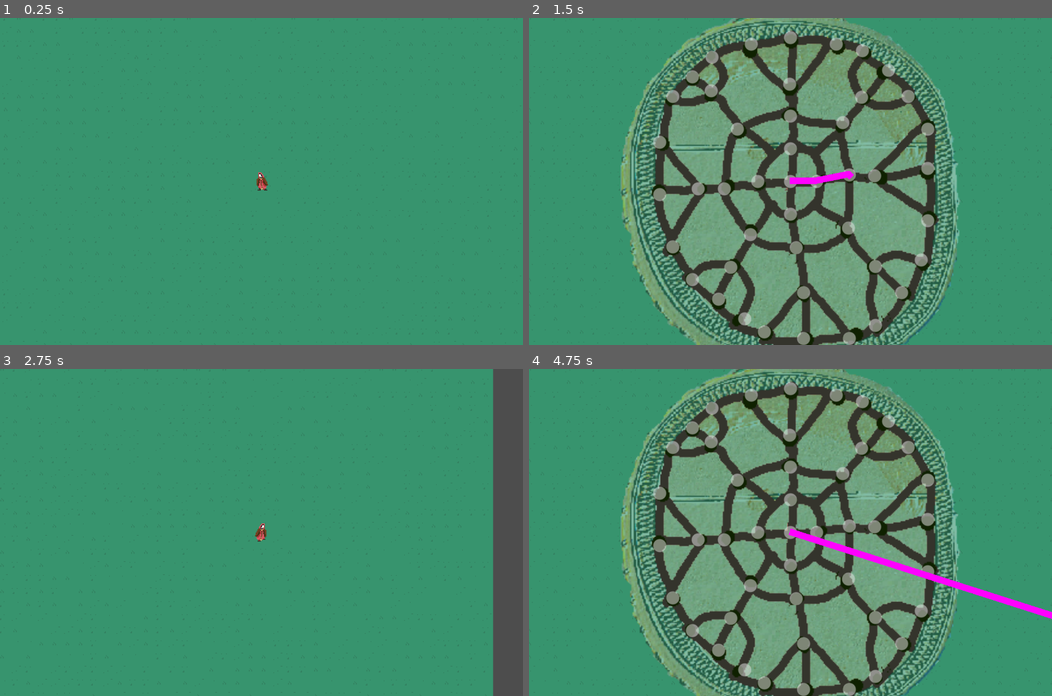
Above: before the commit, frames 1-4 (two rows, left to right).
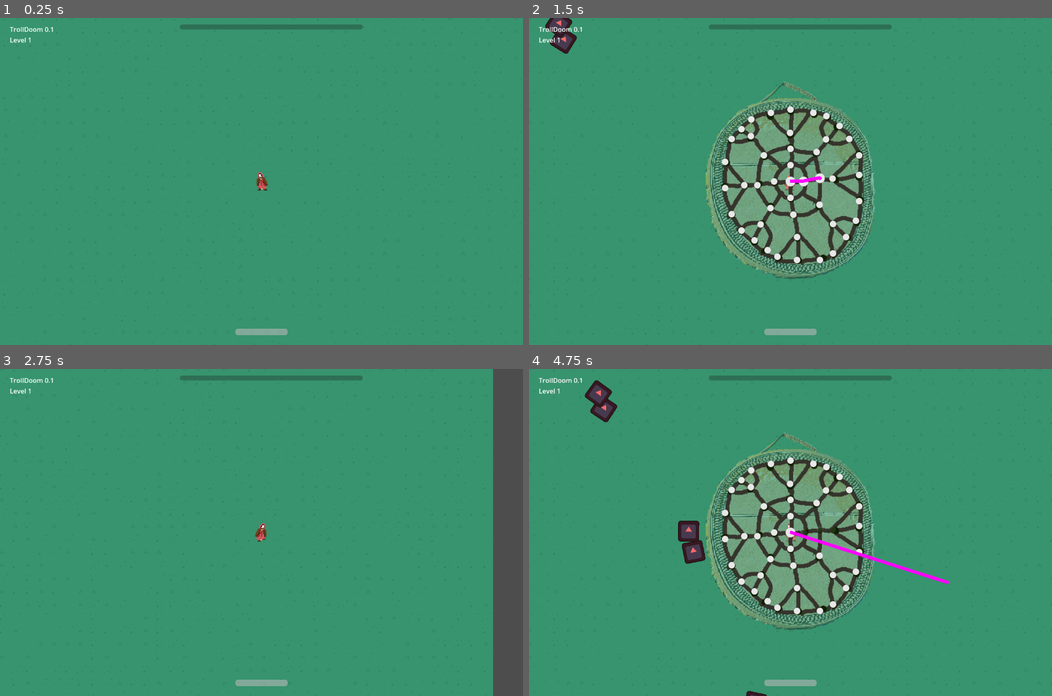
Above: after the commit, the same moments.

Repository: milestone-dev/ld55
Game: Godot game, scene res://scenes/main.tscn
The game is run twice, just before and just after one commit, with the same random seed, the same clock (stepped at 60 frames per second) and the same inputs. The engine's default icon, where the game draws it, is replaced by a stand-in: a white triangle on a blue panel in a dark square.
Inputs (mouse positions are in pixels of both pictures, inside the frame that each line leads up to):
- Up to frame 1 (0.25 s): no input
- Up to frame 2 (1.5 s): tap Enter at 0.5 s; move the mouse to (905, 165) at 0.52 s; hold D (move_right) 0.53-1.25 s; tap M (dev_godmode) at 0.6 s; click (905, 165) at 0.67 s; drag from (685, 197) to (790, 181) at 1.27 s
- Up to frame 3 (2.75 s): move the mouse to (313, 460) at 2.02 s; hold D (move_right) from 2.03 s (still down); tap M (dev_godmode) at 2.1 s; click (313, 460) at 2.17 s
- Up to frame 4 (4.75 s): release D (move_right) at 2.75 s; drag from (764, 597) to (633, 483) at 2.77 s; move the mouse to (947, 581) at 3.52 s; hold A (move_left) 3.53-4.25 s; tap M (dev_godmode) at 3.6 s; click (947, 581) at 3.67 s; drag from (633, 483) to (790, 532) at 4.27 s

The runs differ from the first frame. In frame 1, 0.8% of the frame differs, in the area x 1-70%, y 2-97%; in frame 2, 49%; in frame 3, 0.8%; in frame 4, 49%, in the area x 1-100%, y 0-100%.

Commit message:
Add hud

Diff:
--- a/assets/styles/casting_node.tres
+++ b/assets/styles/casting_node.tres
@@ -1,7 +1,7 @@
 [gd_resource type="StyleBoxFlat" format=3 uid="uid://c3bri5dp3bohd"]
 
 [resource]
-bg_color = Color(0.909804, 0.909804, 0.909804, 0.509804)
+bg_color = Color(0.909804, 0.909804, 0.909804, 1)
 corner_radius_top_left = 8
 corner_radius_top_right = 8
 corner_radius_bottom_right = 8
--- /dev/null
+++ b/scenes/hud.tscn
@@ -0,0 +1,51 @@
+[gd_scene load_steps=2 format=3 uid="uid://c50c2o4r2knhr"]
+
+[ext_resource type="Script" path="res://scripts/hud.gd" id="1_w35my"]
+
+[node name="HUD" type="Control" node_paths=PackedStringArray("hp_bar", "exp_bar", "label")]
+layout_mode = 3
+anchors_preset = 15
+anchor_right = 1.0
+anchor_bottom = 1.0
+grow_horizontal = 2
+grow_vertical = 2
+script = ExtResource("1_w35my")
+hp_bar = NodePath("HPProgressBar")
+exp_bar = NodePath("EXPProgressBar")
+label = NodePath("Label")
+
+[node name="HPProgressBar" type="ProgressBar" parent="."]
+custom_minimum_size = Vector2(128, 16)
+layout_mode = 1
+anchors_preset = 7
+anchor_left = 0.5
+anchor_top = 1.0
+anchor_right = 0.5
+anchor_bottom = 1.0
+offset_left = -64.0
+offset_top = -40.0
+offset_right = 64.0
+offset_bottom = -24.0
+grow_horizontal = 2
+grow_vertical = 0
+value = 20.0
+show_percentage = false
+
+[node name="EXPProgressBar" type="ProgressBar" parent="."]
+custom_minimum_size = Vector2(300, 12)
+layout_mode = 0
+offset_left = 440.0
+offset_top = 16.0
+offset_right = 888.0
+offset_bottom = 28.0
+value = 20.0
+show_percentage = false
+
+[node name="Label" type="Label" parent="."]
+layout_mode = 0
+offset_left = 24.0
+offset_top = 16.0
+offset_right = 280.0
+offset_bottom = 88.0
+text = "TrollDoom 0.1
+Level 1"
--- a/scenes/main.tscn
+++ b/scenes/main.tscn
@@ -115,7 +115,7 @@
 script = ExtResource("1_ppxc1")
 player = NodePath("Player")
 mob_scene = ExtResource("4_qe38e")
-max_mobs = 0
+max_mobs = 8
 
 [node name="TileMap" type="TileMap" parent="."]
 texture_filter = 1
--- a/scenes/player.tscn
+++ b/scenes/player.tscn
@@ -1,8 +1,9 @@
-[gd_scene load_steps=25 format=3 uid="uid://de8jmpdoukjsq"]
+[gd_scene load_steps=26 format=3 uid="uid://de8jmpdoukjsq"]
 
 [ext_resource type="Script" path="res://scripts/player.gd" id="1_bb4be"]
 [ext_resource type="PackedScene" uid="uid://blnvvm8f071dv" path="res://scenes/casting_ui.tscn" id="2_6xmc5"]
 [ext_resource type="Texture2D" uid="uid://dqris1g4qyf60" path="res://assets/sprites/HERO.png" id="2_56rh0"]
+[ext_resource type="PackedScene" uid="uid://c50c2o4r2knhr" path="res://scenes/hud.tscn" id="4_n0tr4"]
 
 [sub_resource type="CircleShape2D" id="CircleShape2D_so115"]
 radius = 16.0
@@ -194,13 +195,14 @@
 states/Walk/position = Vector2(522, 91)
 transitions = ["Start", "Idle", SubResource("AnimationNodeStateMachineTransition_tf814"), "Idle", "Walk", SubResource("AnimationNodeStateMachineTransition_mk5t1"), "Walk", "Idle", SubResource("AnimationNodeStateMachineTransition_tokqj")]
 
-[node name="Player" type="CharacterBody2D" node_paths=PackedStringArray("camera", "sprite", "casting_ui", "animation_tree") groups=["player"]]
+[node name="Player" type="CharacterBody2D" node_paths=PackedStringArray("camera", "sprite", "casting_ui", "hud", "animation_tree") groups=["player"]]
 collision_layer = 0
 collision_mask = 0
 script = ExtResource("1_bb4be")
 camera = NodePath("Camera2D")
 sprite = NodePath("BaseSprite")
-casting_ui = NodePath("Camera2D/CastingUI")
+casting_ui = NodePath("CanvasLayer/CastingUI")
+hud = NodePath("CanvasLayer/HUD")
 animation_tree = NodePath("AnimationTree")
 
 [node name="CollisionShape2D" type="CollisionShape2D" parent="."]
@@ -213,7 +215,6 @@
 flip_h = true
 hframes = 8
 vframes = 2
-frame = 3
 
 [node name="DamageArea" type="Area2D" parent="."]
 
@@ -224,26 +225,36 @@
 [node name="Camera2D" type="Camera2D" parent="."]
 zoom = Vector2(2, 2)
 
-[node name="CastingUI" parent="Camera2D" instance=ExtResource("2_6xmc5")]
-visible = false
+[node name="AnimationTree" type="AnimationTree" parent="."]
+libraries = {
+"": SubResource("AnimationLibrary_b7so1")
+}
+tree_root = SubResource("AnimationNodeStateMachine_2wvjd")
+anim_player = NodePath("../AnimationPlayer")
+parameters/Idle/blend_position = Vector2(-0.617952, 0.429448)
+parameters/Walk/blend_position = Vector2(-0.144994, 0.395604)
+
+[node name="AnimationPlayer" type="AnimationPlayer" parent="."]
+libraries = {
+"": SubResource("AnimationLibrary_b7so1")
+}
+
+[node name="CanvasLayer" type="CanvasLayer" parent="."]
+
+[node name="CastingUI" parent="CanvasLayer" instance=ExtResource("2_6xmc5")]
+anchors_preset = 8
+anchor_left = 0.5
+anchor_top = 0.5
+anchor_right = 0.5
+anchor_bottom = 0.5
 offset_left = -128.0
 offset_top = -128.0
 offset_right = -128.0
 offset_bottom = -128.0
-
-[node name="AnimationTree" type="AnimationTree" parent="."]
-libraries = {
-"": SubResource("AnimationLibrary_b7so1")
-}
-tree_root = SubResource("AnimationNodeStateMachine_2wvjd")
-anim_player = NodePath("../AnimationPlayer")
-parameters/Idle/blend_position = Vector2(-0.617952, 0.429448)
-parameters/Walk/blend_position = Vector2(-0.144994, 0.395604)
-
-[node name="AnimationPlayer" type="AnimationPlayer" parent="."]
-libraries = {
-"": SubResource("AnimationLibrary_b7so1")
-}
+grow_horizontal = 2
+grow_vertical = 2
+
+[node name="HUD" parent="CanvasLayer" instance=ExtResource("4_n0tr4")]
 
 [connection signal="body_entered" from="DamageArea" to="." method="_on_damage_area_body_entered"]
-[connection signal="cast_complete" from="Camera2D/CastingUI" to="." method="_on_casting_ui_cast_complete"]
+[connection signal="cast_complete" from="CanvasLayer/CastingUI" to="." method="_on_casting_ui_cast_complete"]
--- a/scripts/casting.gd
+++ b/scripts/casting.gd
@@ -19,7 +19,14 @@
 		panel.mouse_entered.connect(_on_node_mouse_entered.bind(panel))
 
 	visible = false;
-	Input.set_mouse_mode(Input.MOUSE_MODE_HIDDEN)
+	reset_nodes();
+	#Input.set_mouse_mode(Input.MOUSE_MODE_CONFINED_HIDDEN);
+
+func reset_nodes():
+	for node : Control in conneted_nodes:
+		node.modulate = Color(1,1,1,0.1);
+		node.scale = Vector2.ONE;
+	conneted_nodes.clear();
 
 func draw_line_to_node(node:Control):
 	line.add_point(node.position + node.pivot_offset - Vector2(line.width/2,line.width/2))
@@ -37,7 +44,7 @@
 		line.clear_points()
 		print("end drag");
 		cast_complete.emit(conneted_nodes);
-		conneted_nodes.clear()
+		reset_nodes();
 		visible = false;
 
 	if Input.is_mouse_button_pressed(MOUSE_BUTTON_LEFT) and not active:
@@ -53,7 +60,6 @@
 	if active:
 		#move last point to mouse
 		var d = get_viewport().get_mouse_position() - mouse_origin;
-
 		var pos = line.points[0] + d;
 
 		#print(get_viewport().get_mouse_position() - mouse_origin);
@@ -66,11 +72,11 @@
 			if (node.position + node.pivot_offset).distance_to(pos) < node_snap:
 				# Add node to connected nodes list
 				conneted_nodes.push_back(node)
+				node.modulate = Color(1,1,1,1);
+				node.scale = Vector2.ONE * 1.5;
 				# Move last point to the new node
 				line.points[line.points.size() - 1] = node.position + node.pivot_offset - Vector2(line.width/2,line.width/2);
 				# Add a new point that will follow the mouse cursor
 				line.add_point(line.points[line.points.size() - 1]);
 				# Move the mouse origin to the new node
 				mouse_origin += pos - (node.position + node.pivot_offset)
-
-		#print("mouseleft")
--- /dev/null
+++ b/scripts/hud.gd
@@ -0,0 +1,16 @@
+extends Control
+
+class_name HUD
+
+@export var hp_bar : ProgressBar
+@export var exp_bar : ProgressBar
+@export var label : Label
+
+# Called when the node enters the scene tree for the first time.
+func _ready() -> void:
+	pass # Replace with function body.
+
+
+# Called every frame. 'delta' is the elapsed time since the previous frame.
+func _process(delta: float) -> void:
+	pass
--- a/scripts/player.gd
+++ b/scripts/player.gd
@@ -6,6 +6,7 @@
 @export var camera : Camera2D;
 @export var sprite : Sprite2D;
 @export var casting_ui : CastingUI;
+@export var hud : HUD;
 
 @export var animation_tree : AnimationTree;
 
@@ -13,6 +14,8 @@
 
 var god_mode = false;
 var hp = 100;
+var exp = 0;
+var max_exp = 10000;
 
 var mouse_down = false;
 var summoning_mode = false;
@@ -23,6 +26,13 @@
 		available_spells.push_back(ResourceLoader.load("res://resources/spells/" + file_name));
 
 func _physics_process(delta):
+
+	hud.hp_bar.value = hp;
+	hud.hp_bar.max_value = max_hp;
+
+	hud.exp_bar.value = exp;
+	hud.exp_bar.max_value = max_exp;
+
 	velocity.x = Input.get_axis("move_left", "move_right")
 	velocity.y = Input.get_axis("move_up", "move_down")
 	velocity = velocity.normalized() *  max_speed * delta;
Binary file added: assets/sprites/NMY-VITTRA-Sheet.png
Not shown, added: assets/sprites/NMY-VITTRA-Sheet.png.import
